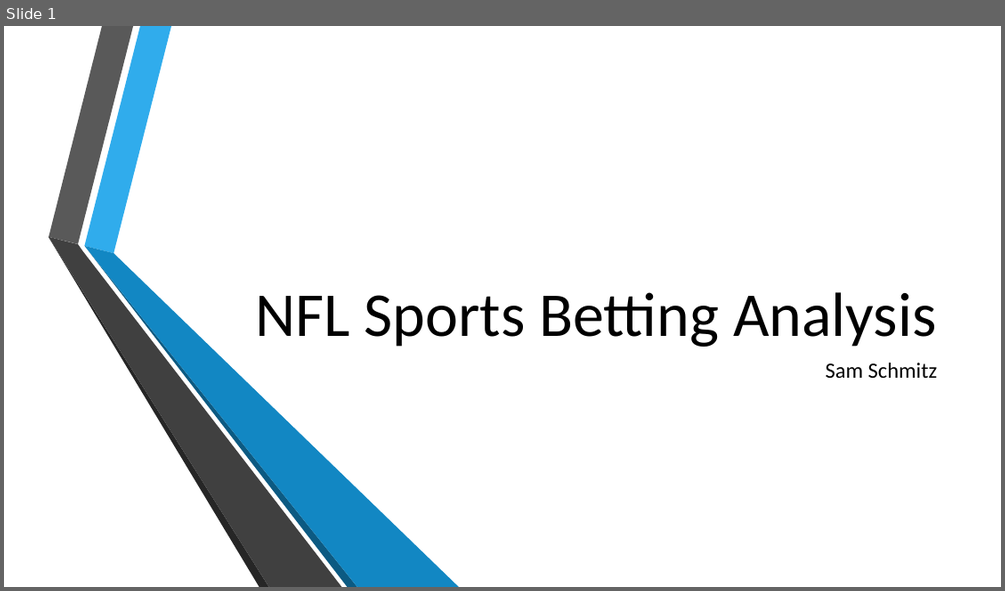
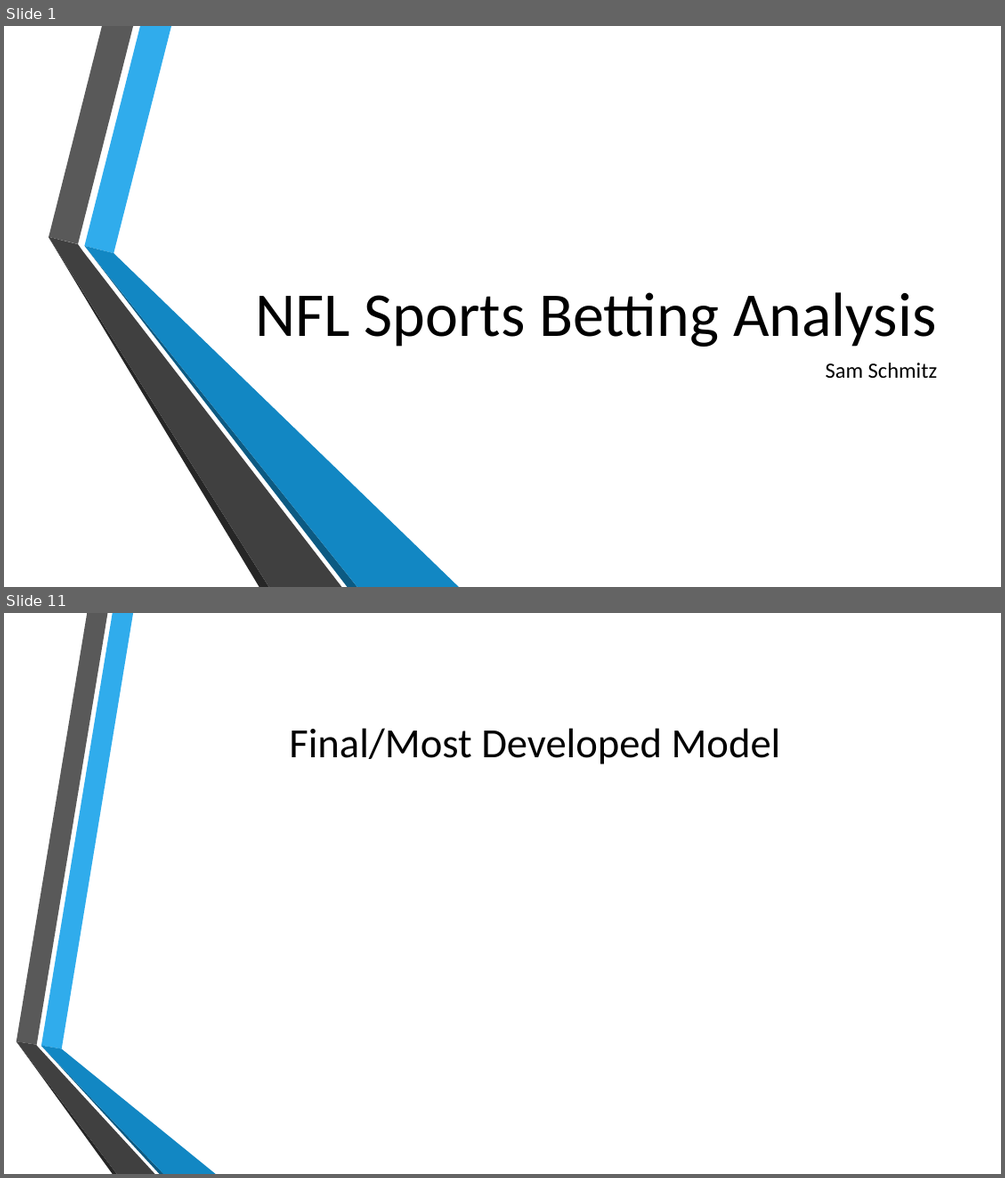
Before and after one commit to jeromeroehmdoane/Sam_Sp25, a slide deck: SUMPresentation.pptx. Shown one above the other, each under a label of ours: slide 1 before the commit, slides 1 and 11 after it; the slides between them are not shown. The pictures are 1005x591 and 1005x1178 pixels, drawn with LibreOffice and Linux fonts; fonts in the diff are those of the drawing; background and template pictures are left out. Boxes give left, top, right and bottom in pixels: in the first picture for what was removed or moved away, otherwise in the second. Text is boxed around its words. In the diff, an @@ line names an element or a change of style, - is before the commit and + after.

```diff
--- a/SUMPresentation.pptx
+++ b/SUMPresentation.pptx
@@ slide 11 added at <box>4,613,1001,1174</box>, background picture (left out) @@
@@ title added at <box>289,728,781,764</box>, 40 pt, text #000000 @@
+Final/Most Developed Model
@@ group added at <box>16,613,216,1174</box>: 6 freeform shapes @@
```
Also in this commit, not shown: 9 other slides added, 1 slide removed, 4 other files.
